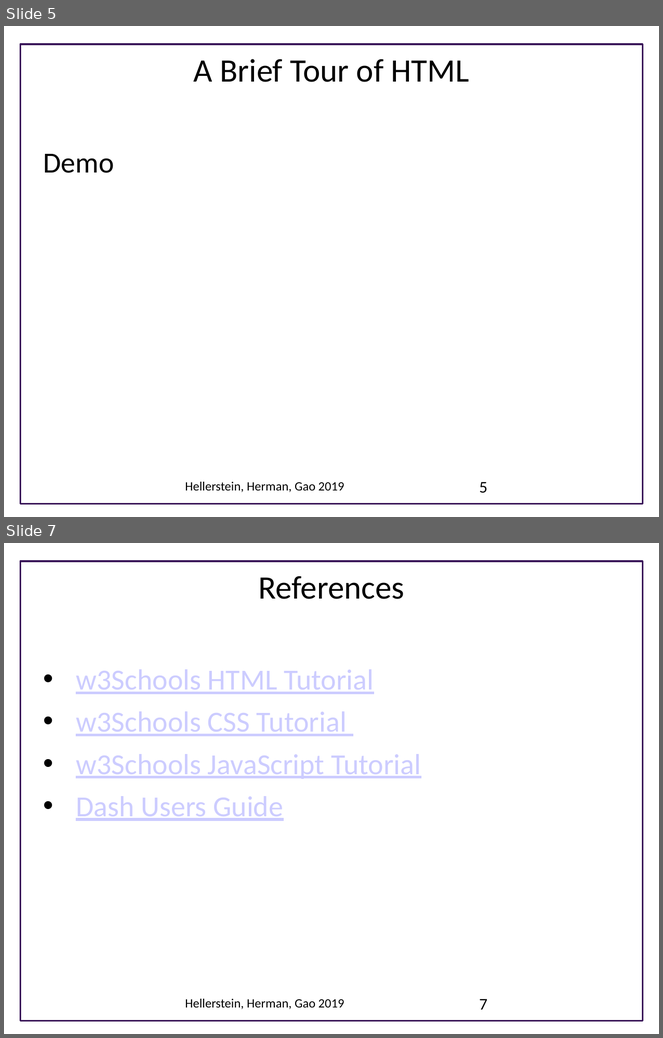
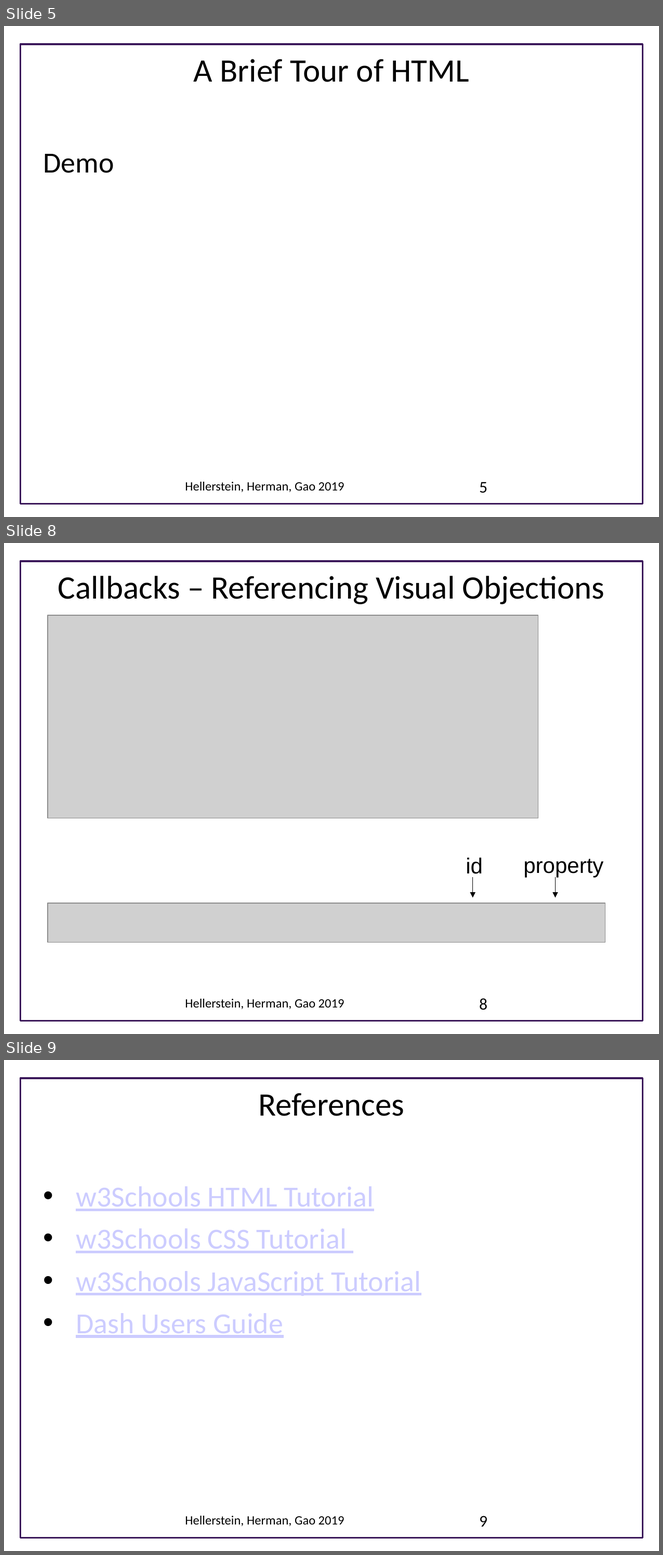
Before and after one commit to UWSEDS/LectureNotes, a slide deck: DASH_visualizations/DASH Visualizations.pptx. Shown one above the other, each under a label of ours: slides 5 and 7 before the commit, slides 5, 8 and 9 after it; the slides between them are not shown. The pictures are 663x1038 and 663x1555 pixels, drawn with LibreOffice and Linux fonts; fonts in the diff are those of the drawing; grey boxes stand for pictures; background and template pictures are left out. Boxes give left, top, right and bottom in pixels: in the first picture for what was removed or moved away, otherwise in the second. Text is boxed around its words. In the diff, an @@ line names an element or a change of style, - is before the commit and + after.

```diff
--- a/DASH_visualizations/DASH Visualizations.pptx
+++ b/DASH_visualizations/DASH Visualizations.pptx
@@ slide 8 added at [4,543,659,1034], background #FFFFFF; not listed: 1 template element that a slide beside it also shows @@
@@ title added at [58,576,605,604], 36 pt, text #000000 @@
+Callbacks – Referencing Visual Objections
@@ picture added at [48,615,539,818] @@
@@ text added at [466,858,483,878], 24 pt, text #000000 @@
+id
@@ text added at [523,859,604,878], 24 pt, text #000000 @@
+property
@@ arrow added from (473, 878) to (473, 898), #000000 0.75 pt @@
@@ arrow added from (556, 878) to (556, 898), #000000 0.75 pt @@
@@ picture added at [48,903,606,943] @@
@@ text added at [185,999,345,1009], 14 pt, text #000000 @@
+Hellerstein, Herman, Gao 2019
@@ page number added at [479,999,488,1010], 18 pt, text #000000 @@
+8
@@ what was slide 7 is now slide 9 @@
@@ page number at [479,1516,488,1527]: text changed @@
-7
+9
```
Also in this commit, not shown: 4 slides changed, 1 other slide added.
